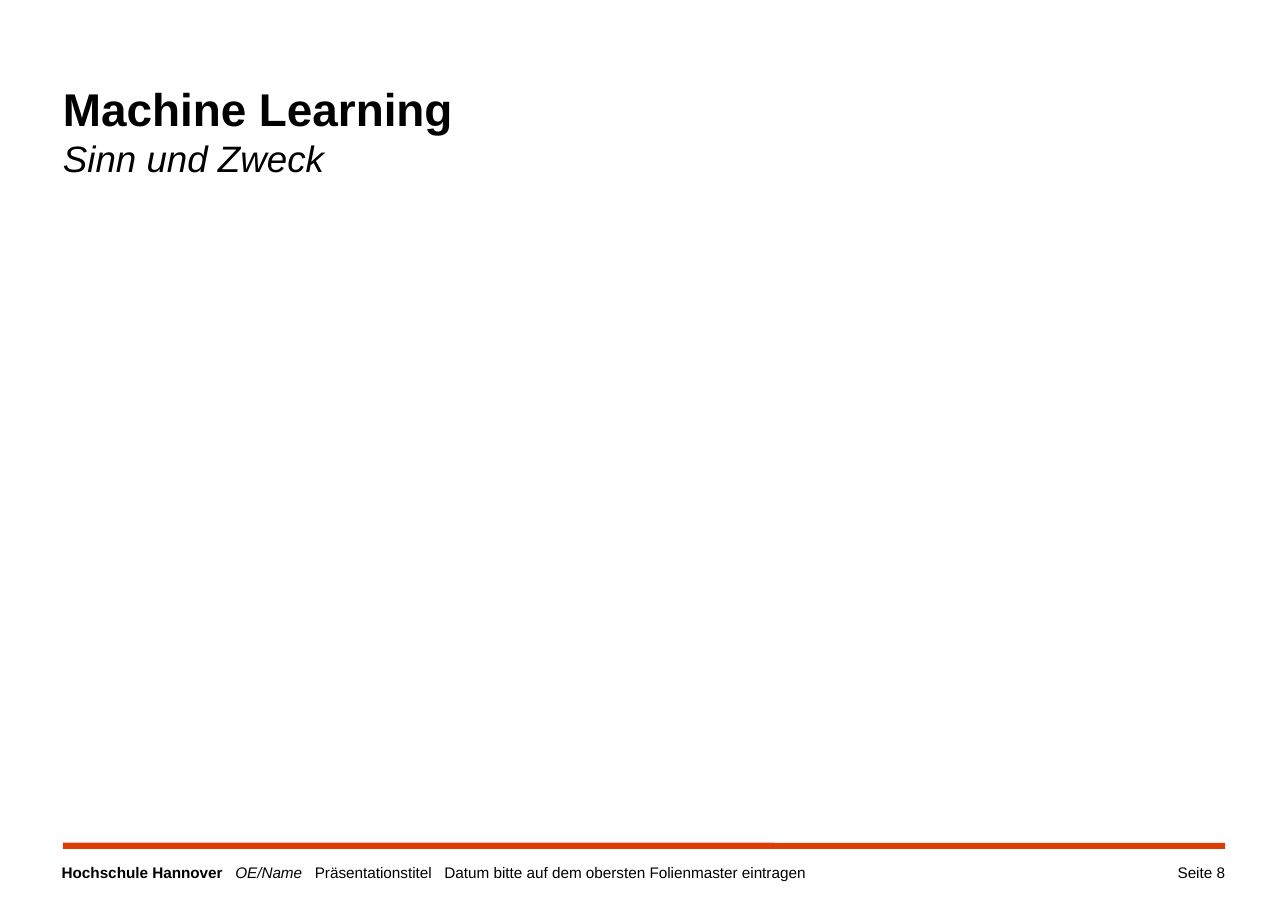
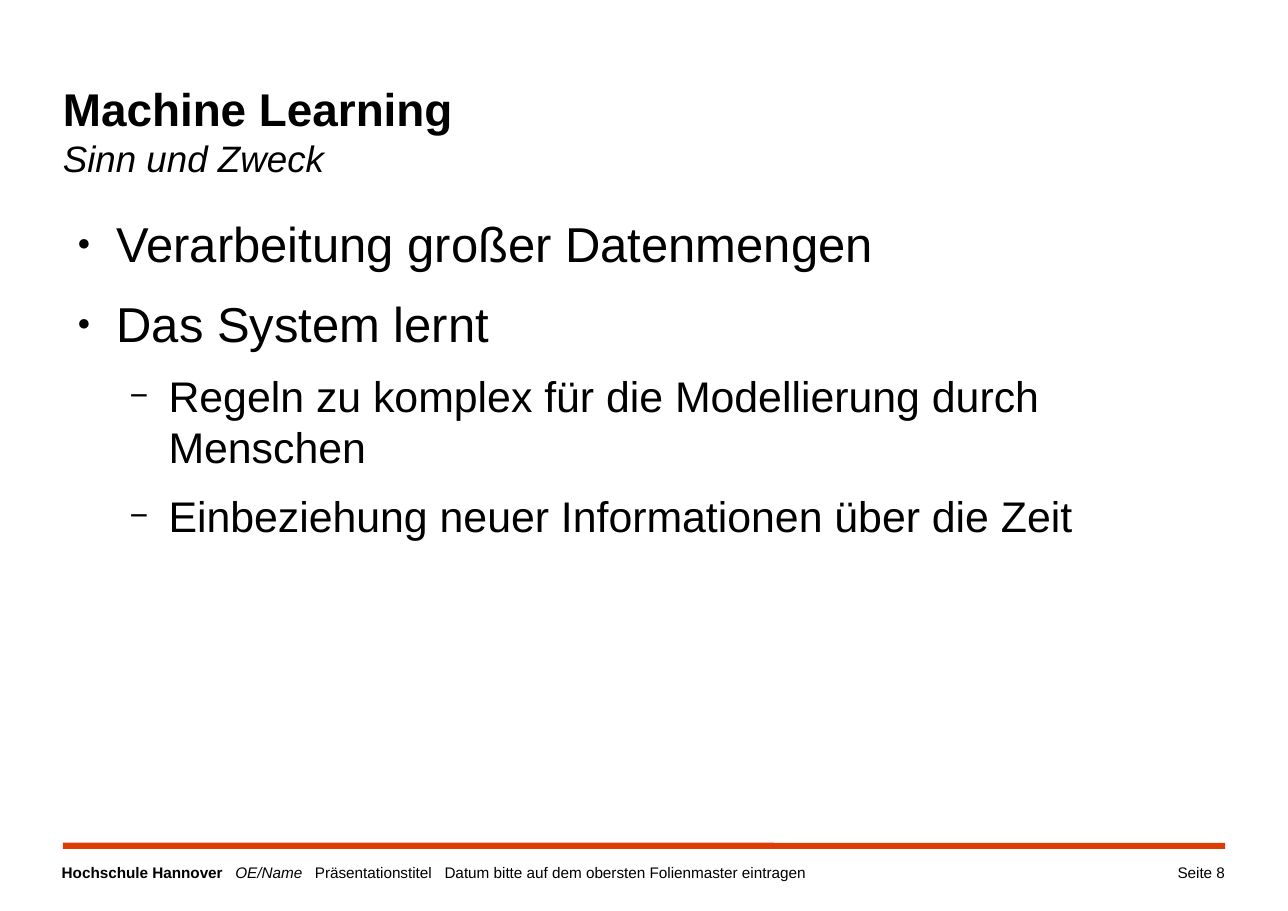
Before and after one commit to a-cl/ma-thesis, a slide deck: slide 8 of kolloquim.pptx. Drawn at 1288x911 pixels with LibreOffice and Linux fonts; fonts in the diff are those of the drawing; background and template pictures are left out. Boxes give left, top, right and bottom in pixels: in the first picture for what was removed or moved away, otherwise in the second. Text is boxed around its words. In the diff, an @@ line names an element or a change of style, - is before the commit and + after.

```diff
--- a/kolloquim.pptx
+++ b/kolloquim.pptx
@@ text added at (x1=117, y1=226, x2=1072, y2=541), 28 pt, text #000000 @@
+● Verarbeitung großer Datenmengen
+● Das System lernt
+  − Regeln zu komplex für die Modellierung durch Menschen
+  − Einbeziehung neuer Informationen über die Zeit
```
Also in this commit, not shown: 11 other slides changed, 11 slides added, 12 slides removed.
